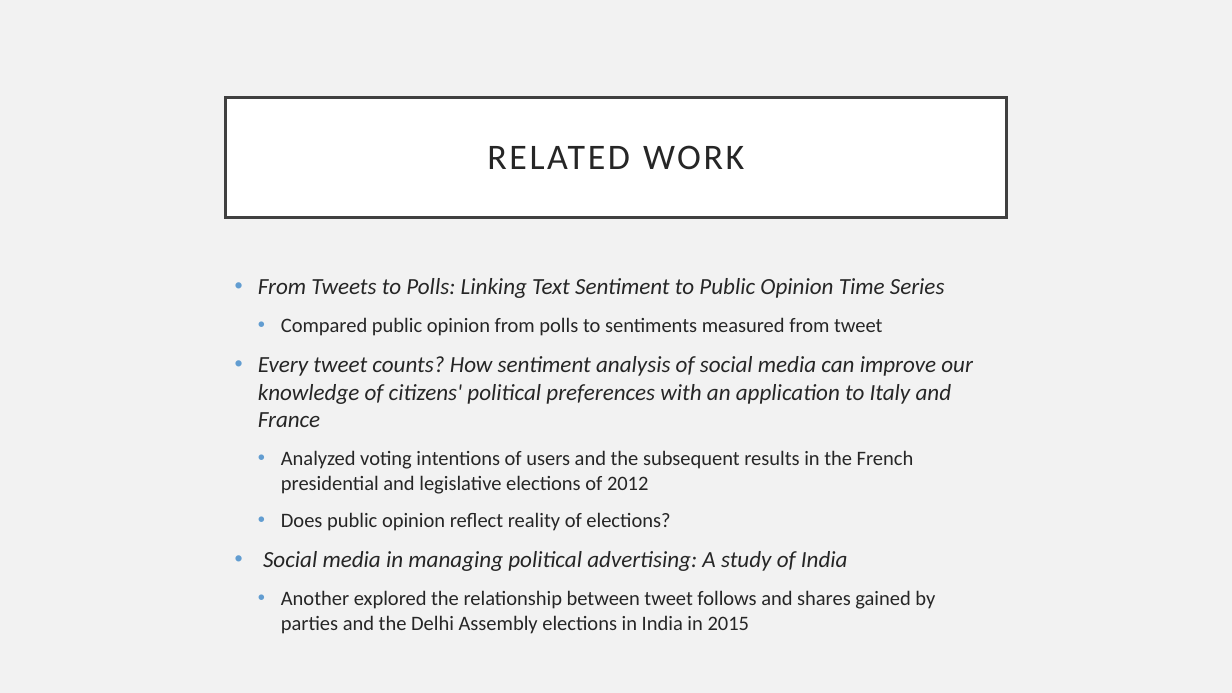
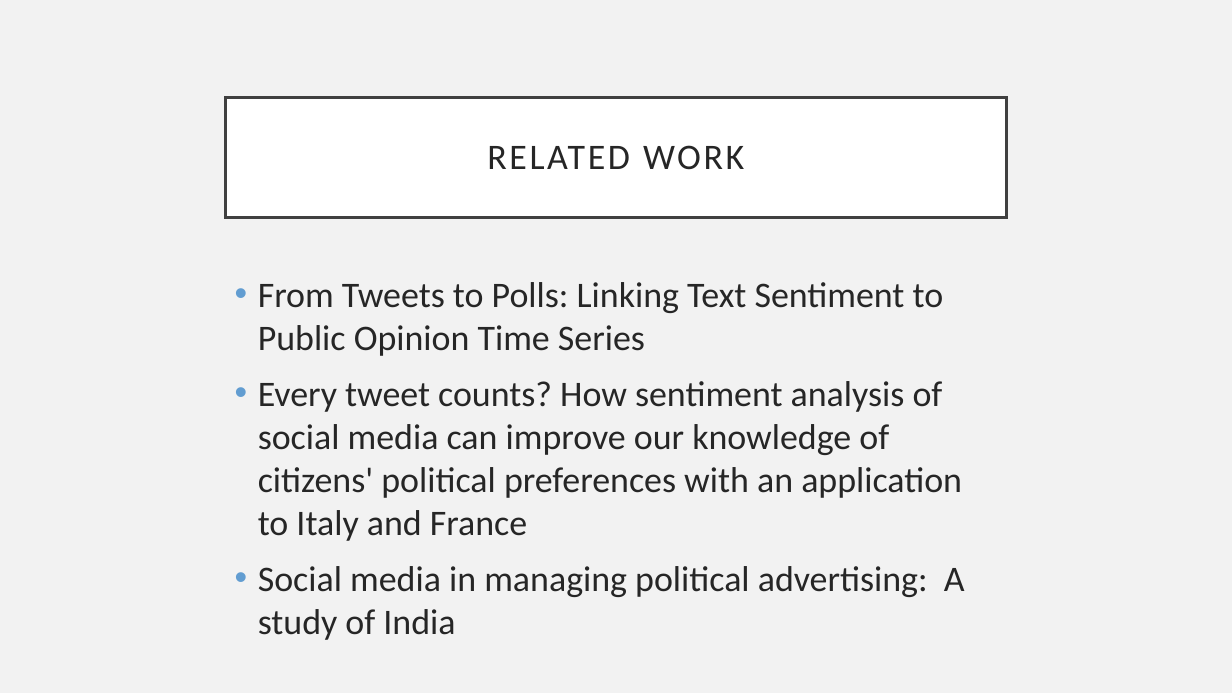
Before and after one commit to oliviaroy20/SocialSensing, a slide deck: slide 4 of Mid-Term Presenation.pptx. Drawn at 1232x693 pixels with LibreOffice and Linux fonts; fonts in the diff are those of the drawing. Boxes give left, top, right and bottom in pixels: in the first picture for what was removed or moved away, otherwise in the second. Text is boxed around its words. In the diff, an @@ line names an element or a change of style, - is before the commit and + after.

```diff
--- a/Mid-Term Presenation.pptx
+++ b/Mid-Term Presenation.pptx
@@ text "From Tweets to Polls: Linking ..." at [258,282,965,640]: size 18 to 28 pt, italic off @@
@@ text at [281,317,882,336]: paragraph removed @@
-  • Compared public opinion from polls to sentiments measured from tweet
@@ text at [281,450,914,531]: paragraphs removed @@
-  • Analyzed voting intentions of users and the subsequent results in the French presidential and legislative elections of 2012
-  • Does public opinion reflect reality of elections?
@@ text at [281,590,935,634]: paragraph removed @@
-  • Another explored the relationship between tweet follows and shares gained by parties and the Delhi Assembly elections in India in 2015
```
Also in this commit, not shown: 6 other slides changed.
